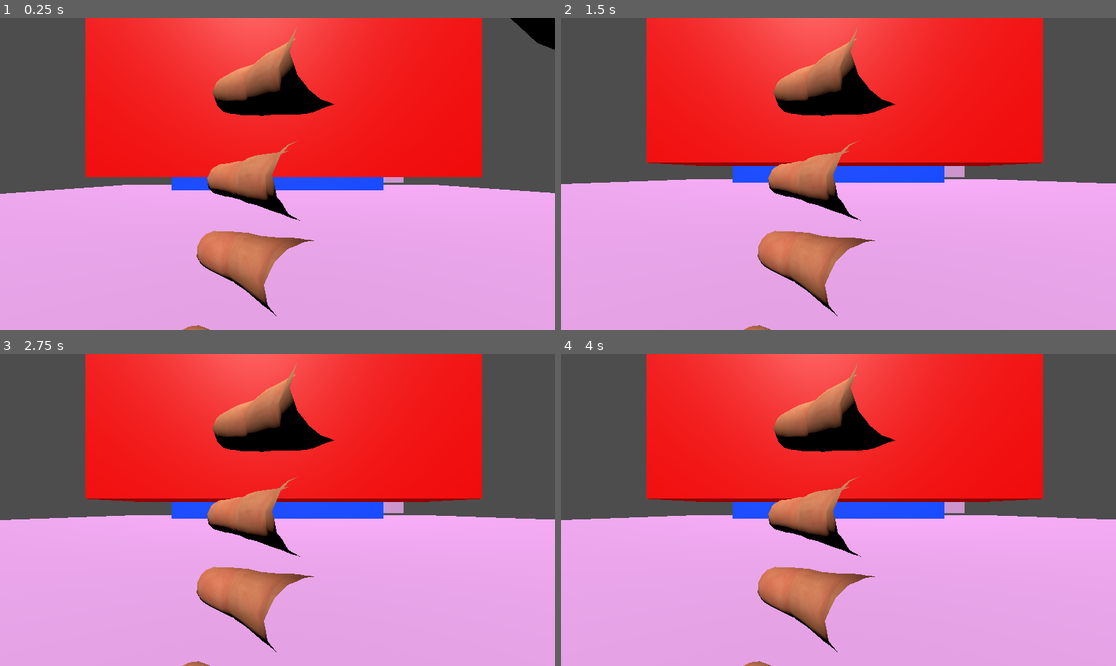
Above: before the commit, frames 1-4 (two rows, left to right).
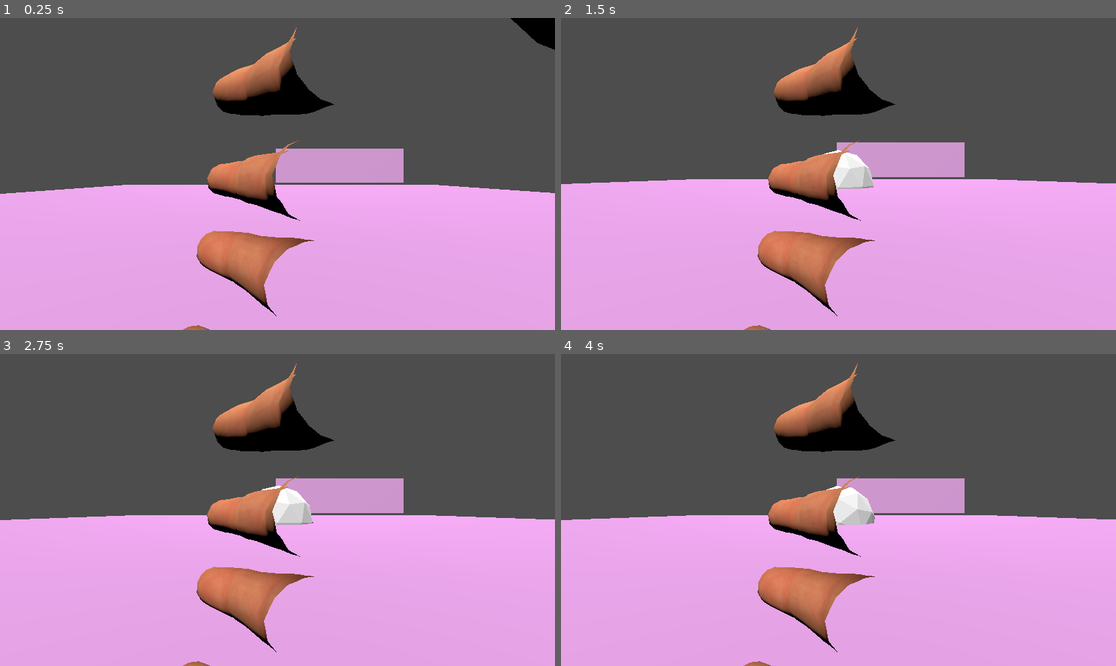
Above: after the commit, the same moments.

Repository: exe4que/GGJ2026
Game: Godot game, scene res://main_level.tscn
The game is run twice, just before and just after one commit, with the same random seed, the same clock (stepped at 60 frames per second) and the same inputs.
Inputs (mouse positions are in pixels of both pictures, inside the frame that each line leads up to):
- Up to frame 1 (0.25 s): no input
- Up to frame 2 (1.5 s): tap Enter (ui_accept) at 0.5, 0.77, 1.07 s; move the mouse to (960, 158) at 0.52 s; hold Right (ui_right) 0.53-1.25 s; tap K (change_to_blue) at 0.6 s; click (960, 158) at 0.67 s; drag from (727, 189) to (810, 236) at 1.27 s
- Up to frame 3 (2.75 s): tap Enter (ui_accept) at 2 s; move the mouse to (333, 441) at 2.02 s; hold Right (ui_right) from 2.03 s (still down); tap K (change_to_blue) at 2.1 s
- Up to frame 4 (4 s): release Right (ui_right) at 2.75 s; tap Enter (ui_accept) at 2.75, 3.77 s; drag from (810, 572) to (672, 463) at 2.77 s; move the mouse to (1005, 556) at 3.52 s; hold Left (ui_left) from 3.53 s (still down); tap K (change_to_blue) at 3.6 s

The runs differ from the first frame. In frame 1, 34% of the frame differs, in the area x 15-87%, y 0-56%; in frame 2, 32%; in frame 3, 32%; in frame 4, 32%.

Commit message:
Added intro level

Diff:
--- /dev/null
+++ b/levels/level_intro.tscn
@@ -0,0 +1,86 @@
+[gd_scene format=3 uid="uid://y2bpc3fgn83j"]
+
+[ext_resource type="PackedScene" uid="uid://clc5dre31iskm" path="res://addons/godot-xr-tools/xr/start_xr.tscn" id="1_4c5th"]
+[ext_resource type="PackedScene" uid="uid://0rqoyqutmnma" path="res://cube.glb" id="2_kyo8j"]
+[ext_resource type="PackedScene" uid="uid://3ga7kxaungjx" path="res://xr_test.tscn" id="4_mk5y5"]
+[ext_resource type="Script" uid="uid://cuxsxhaqy20d5" path="res://scene_object.gd" id="5_6gjgo"]
+[ext_resource type="Script" uid="uid://c1qtp3vlc7etl" path="res://scene_object_collider.gd" id="7_akddf"]
+[ext_resource type="PackedScene" uid="uid://bjjr1o5ohrlik" path="res://cube_blue.glb" id="8_4v7tt"]
+[ext_resource type="PackedScene" uid="uid://ca4damwhtdiq5" path="res://masks/mask_blue.tscn" id="10_quh8u"]
+
+[sub_resource type="BoxShape3D" id="BoxShape3D_5ymk8"]
+size = Vector3(1.9847412, 1.9137878, 1.9682922)
+
+[sub_resource type="SphereShape3D" id="SphereShape3D_4mnpp"]
+radius = 0.11815425
+
+[sub_resource type="BoxShape3D" id="BoxShape3D_uhmka"]
+size = Vector3(2.14151, 1.9137878, 2.2144775)
+
+[node name="main_level" type="Node3D" unique_id=200706420]
+
+[node name="StartXR" parent="." unique_id=1641173729 instance=ExtResource("1_4c5th")]
+process_mode = 3
+target_refresh_rate = 72.0
+
+[node name="all_scene" type="Node3D" parent="." unique_id=1638531435]
+transform = Transform3D(1, 0, 0, 0, 1, 0, 0, 0, 1, 0, 0, -5.9665813)
+
+[node name="cube2" parent="all_scene" unique_id=1982201065 instance=ExtResource("2_kyo8j")]
+transform = Transform3D(10, 0, 0, 0, 1, 0, 0, 0, 18.889027, 0.205, -2, -3.5272484)
+
+[node name="StaticBody3D" type="StaticBody3D" parent="all_scene/cube2" unique_id=1835147066]
+
+[node name="CollisionShape3D" type="CollisionShape3D" parent="all_scene/cube2/StaticBody3D" unique_id=319936107]
+transform = Transform3D(0.99999976, 0, 0, 0, 1, 0, 0, 0, 0.99999976, 0, 0, 0)
+shape = SubResource("BoxShape3D_5ymk8")
+
+[node name="cube3" parent="all_scene" unique_id=1372583598 instance=ExtResource("2_kyo8j")]
+transform = Transform3D(-4.3711393e-07, 0, -18.889029, 0, 1, 0, 10, 0, -8.2566555e-07, -8.687427, -2, -32.151367)
+
+[node name="StaticBody3D" type="StaticBody3D" parent="all_scene/cube3" unique_id=2064475648]
+
+[node name="CollisionShape3D" type="CollisionShape3D" parent="all_scene/cube3/StaticBody3D" unique_id=1055313490]
+transform = Transform3D(0.99999976, 0, 0, 0, 1, 0, 0, 0, 0.99999976, 0, 0, 0)
+shape = SubResource("BoxShape3D_5ymk8")
+
+[node name="cube4" parent="all_scene" unique_id=597657610 instance=ExtResource("2_kyo8j")]
+transform = Transform3D(-4.3711393e-07, 0, -18.889029, 0, 1, 0, 10, 0, -8.2566555e-07, 61.75887, -2, -32.151367)
+
+[node name="StaticBody3D" type="StaticBody3D" parent="all_scene/cube4" unique_id=1308666704]
+
+[node name="CollisionShape3D" type="CollisionShape3D" parent="all_scene/cube4/StaticBody3D" unique_id=459283018]
+transform = Transform3D(0.99999976, 0, 0, 0, 1, 0, 0, 0, 0.99999976, 0, 0, 0)
+shape = SubResource("BoxShape3D_5ymk8")
+
+[node name="DirectionalLight3D" type="DirectionalLight3D" parent="." unique_id=1791942591]
+transform = Transform3D(0.9853752, -0.1381781, -0.09971217, 0.16192405, 0.5770663, 0.8004843, -0.05306887, -0.8049232, 0.5910012, -12.798862, 5.4546604, 0)
+
+[node name="RigidBody3D" type="RigidBody3D" parent="." unique_id=911979502]
+transform = Transform3D(1, 0, 0, 0, 1, 0, 0, 0, 1, 0, 8.716437, -5.8342276)
+can_sleep = false
+
+[node name="CollisionShape3D" type="CollisionShape3D" parent="RigidBody3D" unique_id=253055361]
+shape = SubResource("SphereShape3D_4mnpp")
+
+[node name="Node3D" parent="." unique_id=1403402645 instance=ExtResource("4_mk5y5")]
+transform = Transform3D(1, 0, 0, 0, 1, 0, 0, 0, 1, 0, -0.011478603, -0.056646377)
+
+[node name="blue_scene" type="Node3D" parent="." unique_id=45857377]
+transform = Transform3D(1, 0, 0, 0, 1, 0, 0, 0, 1, 27.28425, 0, -28.377974)
+script = ExtResource("5_6gjgo")
+scene_id = "blue"
+
+[node name="cube_blue" parent="blue_scene" unique_id=1541321142 instance=ExtResource("8_4v7tt")]
+transform = Transform3D(16.013025, 0, 0, 0, 0.8347862, 0, 0, 0, 9.256888, -0.5875969, -1.8685837, -9.891317)
+
+[node name="scene_collision2" type="StaticBody3D" parent="blue_scene/cube_blue" unique_id=1428736858]
+script = ExtResource("7_akddf")
+scene_id = "blue"
+
+[node name="CollisionShape3D" type="CollisionShape3D" parent="blue_scene/cube_blue/scene_collision2" unique_id=431816447]
+transform = Transform3D(1, 0, 0, 0, 1, 0, 0, 0, 1, 0.014038086, 0.03517151, -0.048034668)
+shape = SubResource("BoxShape3D_uhmka")
+
+[node name="mask_blue" parent="." unique_id=1015629672 instance=ExtResource("10_quh8u")]
+transform = Transform3D(1, 0, 0, 0, 1, 0, 0, 0, 1, -23.668497, 0.22589457, -39.86344)
--- a/player.gd
+++ b/player.gd
@@ -3,3 +3,4 @@
 
 func _ready() -> void:
 	Global.player = $PlayerBody
+	Global.change_mask.emit("none")
--- a/project.godot
+++ b/project.godot
@@ -32,6 +32,7 @@
 [file_customization]
 
 folder_colors={
+"res://levels/": "green",
 "res://transitions/": "pink"
 }
 
--- a/scene_object.gd
+++ b/scene_object.gd
@@ -4,6 +4,7 @@
 
 func _ready() -> void:
 	Global.change_mask.connect(_on_mask_changed)
+	visible = scene_id == "none"
 
 
 func _on_mask_changed(id):
--- a/scene_object_collider.gd
+++ b/scene_object_collider.gd
@@ -4,7 +4,7 @@
 
 func _ready() -> void:
 	Global.change_mask.connect(_on_mask_changed)
-
+	set_collision_layer_value(1, scene_id == "none")
 
 func _on_mask_changed(id):
 	set_collision_layer_value(1, id == scene_id)
Not shown: 1 places in xr_test.tscn that only renumber resources
